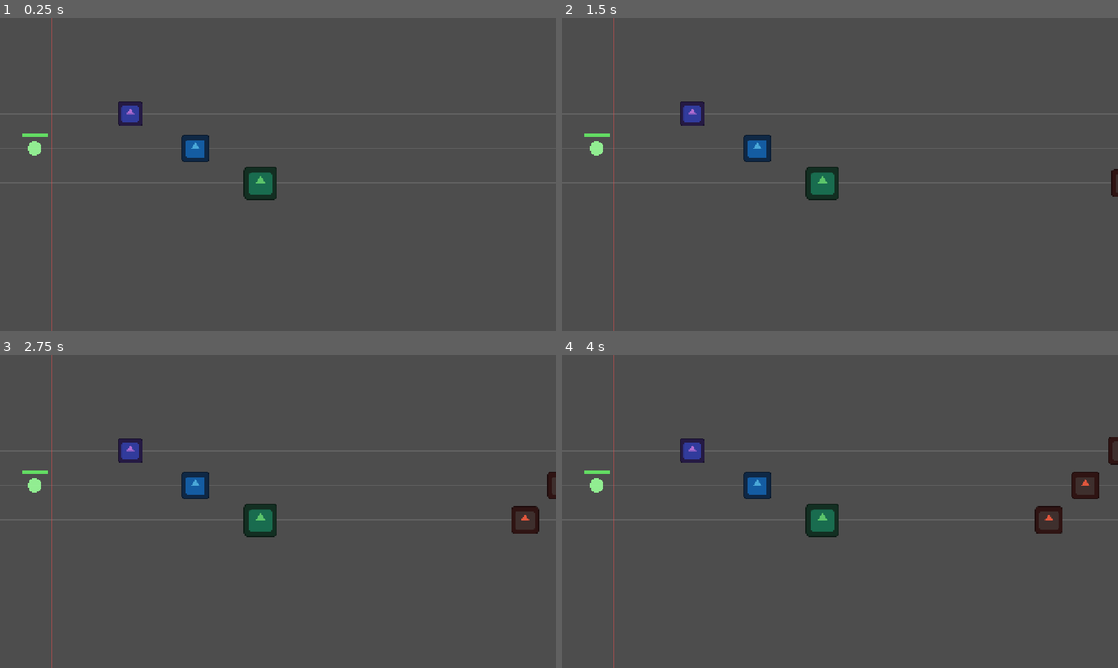
Above: before the commit, frames 1-4 (two rows, left to right).
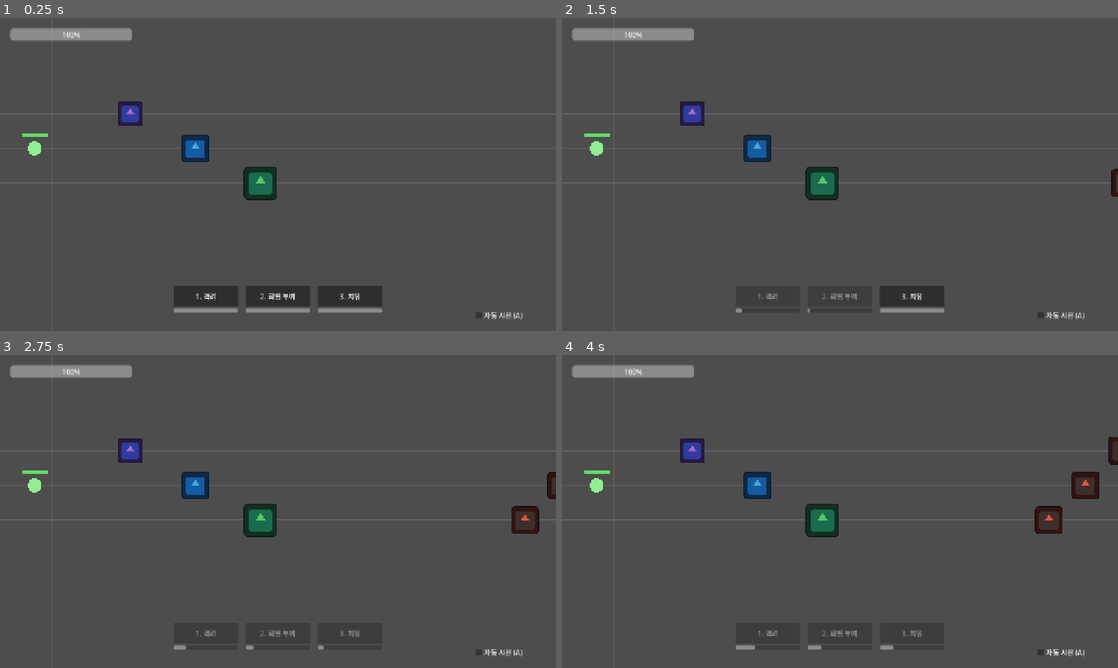
Above: after the commit, the same moments.

Repository: Sosorik/Sublike
Game: Godot game, scene res://scenes/battle/battle.tscn
Two runs of this game, one before a commit and one after it. Both use one fixed random seed, a clock stepped at 60 frames per second and the inputs below. The engine's default icon, where the game draws it, is replaced by a stand-in: a white triangle on a blue panel in a dark square.
Inputs (mouse positions are in pixels of both pictures, inside the frame that each line leads up to):
- Up to frame 1 (0.25 s): no input
- Up to frame 2 (1.5 s): click (767, 296) at 0.5 s, where only the run after the commit has a clickable "1. 격려"; click (840, 296) at 1.25 s, where only the run after the commit has a clickable "2. 화염 부여"
- Up to frame 3 (2.75 s): click (350, 633) at 2 s, where only the run after the commit has a clickable "3. 치유"
- Up to frame 4 (4 s): click (1073, 652) at 2.75 s, where only the run after the commit has a clickable "자동 시전 (A)"; tap Enter at 3.5 s; tap 1 at 3.6 s; tap 2 at 3.8 s

The runs differ from the first frame. In frame 1, 3.6% of the frame differs, in the area x 1-94%, y 3-97%; in frame 2, 2.0%; in frame 3, 1.1%; in frame 4, 1.2%.

Commit message:
3주차: 아이다 스킬 시스템 + 버튼 3개 UI + 버프/힐
- aida_skills.gd — 슬롯 3개(buff/element/heal), 쿨타임, 자동 시전
- unit.gd — 버프/속성 컨테이너. 공격은 get_atk() 등 getter 경유
- aida.gd — heal()
- battle_hud.gd / battle_hud.tscn — 버튼 3개 + 쿨타임 게이지 + 자동시전 토글
- aida_skills.json 에 element 필드 추가

속성 부여는 가신에게 실리기까지 완료. 맞는 쪽 효과(화염 DoT)는 다음 커밋.

Co-Authored-By: Claude Opus 5 <noreply@anthropic.com>

Diff:
--- a/data/aida_skills.json
+++ b/data/aida_skills.json
@@ -6,10 +6,10 @@
     { "id": "buff_crit",   "name": "집중", "slot": "buff", "cooldown": 15.0, "duration": 6.0, "effect": { "type": "crit_add", "value": 0.35 }, "cutin_line": "급소를 노려." },
     { "id": "buff_range",  "name": "확장", "slot": "buff", "cooldown": 16.0, "duration": 6.0, "effect": { "type": "range_mult", "value": 1.4 }, "cutin_line": "더 멀리 닿을 수 있어." },
 
-    { "id": "elem_fire",    "name": "화염 부여", "slot": "element", "cooldown": 14.0, "duration": 6.0, "effect": { "type": "dot", "dps": 8.0, "stack_max": 3 }, "cutin_line": "타올라라.", "vfx_note": "투사체 색상+트레일+피격 화염 파티클. 눌렀는지 화면만 봐도 알아야 함" },
-    { "id": "elem_ice",     "name": "빙결 부여", "slot": "element", "cooldown": 16.0, "duration": 6.0, "effect": { "type": "slow", "value": 0.5, "freeze_chance": 0.1 }, "cutin_line": "얼어붙어." },
-    { "id": "elem_thunder", "name": "뇌전 부여", "slot": "element", "cooldown": 15.0, "duration": 5.0, "effect": { "type": "chain", "targets": 3, "falloff": 0.6 }, "cutin_line": "번져 나가." },
-    { "id": "elem_holy",    "name": "신성 부여", "slot": "element", "cooldown": 20.0, "duration": 5.0, "effect": { "type": "ignore_defense", "value": 1.0 }, "cutin_line": "그 갑옷은 소용없어." },
+    { "id": "elem_fire",    "name": "화염 부여", "element": "fire",    "slot": "element", "cooldown": 14.0, "duration": 6.0, "effect": { "type": "dot", "dps": 8.0, "stack_max": 3 }, "cutin_line": "타올라라.", "vfx_note": "투사체 색상+트레일+피격 화염 파티클. 눌렀는지 화면만 봐도 알아야 함" },
+    { "id": "elem_ice",     "name": "빙결 부여", "element": "ice",     "slot": "element", "cooldown": 16.0, "duration": 6.0, "effect": { "type": "slow", "value": 0.5, "freeze_chance": 0.1 }, "cutin_line": "얼어붙어." },
+    { "id": "elem_thunder", "name": "뇌전 부여", "element": "thunder", "slot": "element", "cooldown": 15.0, "duration": 5.0, "effect": { "type": "chain", "targets": 3, "falloff": 0.6 }, "cutin_line": "번져 나가." },
+    { "id": "elem_holy",    "name": "신성 부여", "element": "holy",    "slot": "element", "cooldown": 20.0, "duration": 5.0, "effect": { "type": "ignore_defense", "value": 1.0 }, "cutin_line": "그 갑옷은 소용없어." },
 
     { "id": "heal_instant", "name": "치유",     "slot": "heal", "cooldown": 10.0, "duration": 0.0, "effect": { "type": "heal_flat", "value": 40.0 }, "cutin_line": "괜찮아, 내가 있어." },
     { "id": "heal_regen",   "name": "재생",     "slot": "heal", "cooldown": 16.0, "duration": 8.0, "effect": { "type": "heal_over_time", "hps": 10.0 }, "cutin_line": "천천히 회복해." },
--- a/scenes/battle/battle.tscn
+++ b/scenes/battle/battle.tscn
@@ -7,30 +7,46 @@
 [ext_resource type="PackedScene" path="res://scenes/entities/unit.tscn" id="5_unit"]
 [ext_resource type="PackedScene" path="res://scenes/entities/projectile.tscn" id="6_projectile"]
 [ext_resource type="Script" path="res://scripts/combat/aida.gd" id="7_aida"]
+[ext_resource type="Script" path="res://scripts/combat/aida_skills.gd" id="8_skills"]
+[ext_resource type="PackedScene" path="res://scenes/ui/battle_hud.tscn" id="9_hud"]
+[ext_resource type="Script" path="res://scripts/ui/battle_hud.gd" id="10_oiw7q"]
 
-[node name="Battle" type="Node2D" unique_id=1492772608 node_paths=PackedStringArray("spawner", "party", "aida")]
+[node name="Battle" type="Node2D" unique_id=348380701 node_paths=PackedStringArray("spawner", "party", "aida")]
 script = ExtResource("1_battle")
 spawner = NodePath("EnemySpawner")
 party = NodePath("Party")
 aida = NodePath("Aida")
 
-[node name="Enemies" type="Node2D" parent="." unique_id=245586751]
+[node name="Enemies" type="Node2D" parent="." unique_id=1001645711]
 
-[node name="Projectiles" type="Node2D" parent="." unique_id=1817241913]
+[node name="Projectiles" type="Node2D" parent="." unique_id=799077844]
 
-[node name="Lanes" type="Node2D" parent="." unique_id=1785535067]
+[node name="Lanes" type="Node2D" parent="." unique_id=764670604]
 
-[node name="Aida" type="Node2D" parent="." unique_id=533539194]
+[node name="Aida" type="Node2D" parent="." unique_id=389900239]
 script = ExtResource("7_aida")
 
-[node name="Party" type="Node" parent="." unique_id=2128661972 node_paths=PackedStringArray("units_root", "projectiles_root")]
+[node name="Party" type="Node" parent="." unique_id=99166099 node_paths=PackedStringArray("units_root", "projectiles_root")]
 script = ExtResource("4_party")
 unit_scene = ExtResource("5_unit")
 units_root = NodePath("../Lanes")
 projectile_scene = ExtResource("6_projectile")
 projectiles_root = NodePath("../Projectiles")
 
-[node name="EnemySpawner" type="Node" parent="." unique_id=478257703 node_paths=PackedStringArray("enemies_root")]
+[node name="AidaSkills" type="Node" parent="." unique_id=105520285 node_paths=PackedStringArray("party", "aida")]
+script = ExtResource("8_skills")
+party = NodePath("../Party")
+aida = NodePath("../Aida")
+
+[node name="EnemySpawner" type="Node" parent="." unique_id=850618608 node_paths=PackedStringArray("enemies_root")]
 script = ExtResource("3_spawner")
 enemy_scene = ExtResource("2_enemy")
 enemies_root = NodePath("../Enemies")
+
+[node name="BattleHUD" type="CanvasLayer" parent="." unique_id=1561955876 node_paths=PackedStringArray("skills", "aida", "slots_box", "auto_cast_box", "hp_bar") instance=ExtResource("9_hud")]
+script = ExtResource("10_oiw7q")
+skills = NodePath("../AidaSkills")
+aida = NodePath("../Aida")
+slots_box = NodePath("Root/Slots")
+auto_cast_box = NodePath("Root/AutoCast")
+hp_bar = NodePath("Root/AidaHP")
--- /dev/null
+++ b/scenes/ui/battle_hud.tscn
@@ -0,0 +1,58 @@
+[gd_scene load_steps=2 format=3]
+
+[ext_resource type="Script" path="res://scripts/ui/battle_hud.gd" id="1_hud"]
+
+[node name="BattleHUD" type="CanvasLayer" node_paths=PackedStringArray("slots_box", "auto_cast_box", "hp_bar")]
+script = ExtResource("1_hud")
+slots_box = NodePath("Root/Slots")
+auto_cast_box = NodePath("Root/AutoCast")
+hp_bar = NodePath("Root/AidaHP")
+
+[node name="Root" type="Control" parent="."]
+layout_mode = 3
+anchors_preset = 15
+anchor_right = 1.0
+anchor_bottom = 1.0
+grow_horizontal = 2
+grow_vertical = 2
+mouse_filter = 2
+
+[node name="AidaHP" type="ProgressBar" parent="Root"]
+layout_mode = 1
+offset_left = 24.0
+offset_top = 24.0
+offset_right = 304.0
+offset_bottom = 52.0
+max_value = 100.0
+value = 100.0
+
+[node name="Slots" type="HBoxContainer" parent="Root"]
+layout_mode = 1
+anchors_preset = 7
+anchor_left = 0.5
+anchor_top = 1.0
+anchor_right = 0.5
+anchor_bottom = 1.0
+offset_left = -250.0
+offset_top = -104.0
+offset_right = 250.0
+offset_bottom = -30.0
+grow_horizontal = 2
+grow_vertical = 0
+theme_override_constants/separation = 16
+alignment = 1
+
+[node name="AutoCast" type="CheckBox" parent="Root"]
+layout_mode = 1
+anchors_preset = 3
+anchor_left = 1.0
+anchor_top = 1.0
+anchor_right = 1.0
+anchor_bottom = 1.0
+offset_left = -190.0
+offset_top = -50.0
+offset_right = -24.0
+offset_bottom = -20.0
+grow_horizontal = 0
+grow_vertical = 0
+text = "자동 시전 (A)"
--- a/scripts/combat/aida.gd
+++ b/scripts/combat/aida.gd
@@ -43,6 +43,14 @@
 		died.emit()
 
 
+## 회복. 최대치를 넘지 않는다.
+func heal(amount: float) -> void:
+	if _dead or amount <= 0.0:
+		return
+	hp = minf(max_hp, hp + amount)
+	hp_changed.emit(hp, max_hp)
+
+
 func is_alive() -> bool:
 	return not _dead
 
--- /dev/null
+++ b/scripts/combat/aida_skills.gd
@@ -0,0 +1,146 @@
+class_name AidaSkills
+extends Node
+
+## 아이다의 액티브 스킬 슬롯 3개 (buff / element / heal).
+## 아이다의 조작은 이 버튼 3개뿐이다. 이동도 없고 수동 공격도 없다.
+##
+## 장착 스킬은 data/aida_skills.json 에서 온다. 해금한 가신이 전수하는 구조는
+## GameState 가 생기면 그쪽으로 옮긴다. 지금은 인스펙터에 직접 적는다.
+
+## 스킬을 썼다. 컷인 연출이 이걸 듣는다.
+signal skill_used(slot: int, skill: Dictionary)
+## 쿨타임이 바뀌었다. HUD 게이지가 이걸 듣는다.
+signal cooldown_changed(slot: int, remaining: float, total: float)
+## 자동 시전 토글이 바뀌었다.
+signal auto_cast_changed(enabled: bool)
+
+## 슬롯 순서. HUD 버튼 순서와 같다.
+const SLOTS: Array[String] = ["buff", "element", "heal"]
+
+## 슬롯에 장착한 스킬 ID. 순서는 SLOTS 와 맞춘다.
+@export var skill_ids: Array[String] = ["buff_power", "elem_fire", "heal_instant"]
+
+## 인스펙터에서 Party 를 연결한다. 버프·속성이 가신에게 간다.
+@export var party: Node
+
+## 인스펙터에서 Aida 를 연결한다. 힐이 아이다에게 간다.
+@export var aida: Aida
+
+## 켜면 쿨타임이 도는 대로 알아서 쓴다.
+@export var auto_cast: bool = false
+
+var _skills: Array[Dictionary] = []
+var _cooldowns: Array[float] = []
+
+
+func _ready() -> void:
+	if party == null or aida == null:
+		push_error("AidaSkills: party 또는 aida 가 비어 있다.")
+		return
+
+	for i in SLOTS.size():
+		var id: String = skill_ids[i] if i < skill_ids.size() else ""
+		var skill: Dictionary = DataLoader.get_aida_skill(id) if not id.is_empty() else {}
+		if not skill.is_empty() and str(skill.get("slot", "")) != SLOTS[i]:
+			push_error("AidaSkills: '%s' 는 %s 슬롯 스킬이 아니다 (%s)." % [
+				id, SLOTS[i], skill.get("slot", "")
+			])
+			skill = {}
+		_skills.append(skill)
+		_cooldowns.append(0.0)
+
+	# 자식의 _ready() 가 부모보다 먼저 돈다. HUD 가 연결할 틈을 준다.
+	_announce.call_deferred()
+
+
+func _process(delta: float) -> void:
+	for i in _cooldowns.size():
+		if _cooldowns[i] <= 0.0:
+			continue
+		_cooldowns[i] = maxf(0.0, _cooldowns[i] - delta)
+		cooldown_changed.emit(i, _cooldowns[i], _total_cooldown(i))
+
+	if auto_cast:
+		for i in _skills.size():
+			if is_ready(i):
+				try_use(i)
+
+
+## 슬롯의 스킬. 비어 있을 수 있다.
+func get_skill(slot: int) -> Dictionary:
+	if slot < 0 or slot >= _skills.size():
+		return {}
+	return _skills[slot]
+
+
+func is_ready(slot: int) -> bool:
+	if slot < 0 or slot >= _skills.size():
+		return false
+	return not _skills[slot].is_empty() and _cooldowns[slot] <= 0.0
+
+
+func get_cooldown(slot: int) -> float:
+	return _cooldowns[slot] if slot >= 0 and slot < _cooldowns.size() else 0.0
+
+
+## 스킬을 쓴다. 쿨타임이 남았으면 아무 일도 없다.
+func try_use(slot: int) -> bool:
+	if not is_ready(slot):
+		return false
+	if not aida.is_alive():
+		return false
+
+	var skill: Dictionary = _skills[slot]
+	_apply(skill)
+
+	_cooldowns[slot] = _total_cooldown(slot)
+	cooldown_changed.emit(slot, _cooldowns[slot], _total_cooldown(slot))
+	skill_used.emit(slot, skill)
+	return true
+
+
+func set_auto_cast(enabled: bool) -> void:
+	if auto_cast == enabled:
+		return
+	auto_cast = enabled
+	auto_cast_changed.emit(auto_cast)
+
+
+func toggle_auto_cast() -> void:
+	set_auto_cast(not auto_cast)
+
+
+## ---------------------------------------------------------------- 내부
+
+func _total_cooldown(slot: int) -> float:
+	return float(_skills[slot].get("cooldown", 1.0)) if not _skills[slot].is_empty() else 1.0
+
+
+func _apply(skill: Dictionary) -> void:
+	var effect: Dictionary = skill.get("effect", {})
+	var type: String = str(effect.get("type", ""))
+	var value: float = float(effect.get("value", 0.0))
+	var duration: float = float(skill.get("duration", 0.0))
+
+	match type:
+		"atk_mult", "atk_speed_mult", "crit_add", "range_mult":
+			for u in party.get_alive_units():
+				u.apply_buff(type, value, duration)
+		"dot", "slow", "chain", "ignore_defense":
+			# 속성 부여. 가신의 공격에 속성이 실린다. 실제 효과는 맞는 쪽이 처리한다.
+			var element: String = str(skill.get("element", ""))
+			if element.is_empty():
+				push_error("AidaSkills: '%s' 에 element 가 없다." % skill.get("id", ""))
+				return
+			for u in party.get_alive_units():
+				u.apply_element(element, duration)
+		"heal_flat":
+			aida.heal(value)
+		_:
+			push_error("AidaSkills: 아직 구현하지 않은 효과 '%s' (%s)" % [type, skill.get("id", "")])
+
+
+func _announce() -> void:
+	for i in _skills.size():
+		cooldown_changed.emit(i, _cooldowns[i], _total_cooldown(i))
+	auto_cast_changed.emit(auto_cast)
--- a/scripts/combat/unit.gd
+++ b/scripts/combat/unit.gd
@@ -58,6 +58,13 @@
 var _min_damage: float = FALLBACK_MIN_DAMAGE
 var _blockers: Array[Enemy] = []
 
+## 아이다 버프. 각 항목 { type, value, remaining }. 지속시간이 끝나면 사라진다.
+var _buffs: Array[Dictionary] = []
+
+## 부여된 속성. "" 면 무속성. 지속시간이 끝나면 돌아온다.
+var _element: String = ""
+var _element_left: float = 0.0
+
 
 ## data/heroes.json 의 항목 하나를 받아 스탯과 외형을 세팅한다.
 ## 레벨 성장(growth)은 Phase 1 범위 밖이라 base_stats 를 그대로 쓴다.
@@ -81,6 +88,9 @@
 	crit = float(stats.get("crit", 0.0))
 	defense = float(stats.get("defense", 0.0))
 	block_count = int(stats.get("block_count", 0))
+	_buffs.clear()
+	_element = ""
+	_element_left = 0.0
 	_min_damage = DataLoader.get_rule("min_damage", FALLBACK_MIN_DAMAGE)
 	_blockers.clear()
 
@@ -111,6 +121,73 @@
 		add_to_group(g)
 
 
+## ---------------------------------------------------------------- 버프 / 속성
+
+## 아이다 버프를 건다. 같은 종류가 겹치면 곱해진다 (버프 2개를 동시에 쓸 수 없어 지금은 무의미).
+func apply_buff(type: String, value: float, duration: float) -> void:
+	_buffs.append({ "type": type, "value": value, "remaining": duration })
+
+
+## 속성을 부여한다. 이후 이 가신의 공격에 element 가 실린다.
+func apply_element(element: String, duration: float) -> void:
+	_element = element
+	_element_left = maxf(_element_left, duration)
+
+
+## 버프가 적용된 실효 수치. 공격 로직은 반드시 이 getter 를 쓴다.
+func get_atk() -> float:
+	return atk * _mult_of("atk_mult")
+
+
+func get_atk_speed() -> float:
+	return atk_speed * _mult_of("atk_speed_mult")
+
+
+func get_crit() -> float:
+	return clampf(crit + _sum_of("crit_add"), 0.0, 1.0)
+
+
+func get_range() -> float:
+	return atk_range * _mult_of("range_mult")
+
+
+func get_element() -> String:
+	return _element
+
+
+func has_buff() -> bool:
+	return not _buffs.is_empty()
+
+
+func _mult_of(type: String) -> float:
+	var out: float = 1.0
+	for b in _buffs:
+		if b["type"] == type:
+			out *= float(b["value"])
+	return out
+
+
+func _sum_of(type: String) -> float:
+	var out: float = 0.0
+	for b in _buffs:
+		if b["type"] == type:
+			out += float(b["value"])
+	return out
+
+
+func _tick_buffs(delta: float) -> void:
+	if not _buffs.is_empty():
+		for i in range(_buffs.size() - 1, -1, -1):
+			_buffs[i]["remaining"] = float(_buffs[i]["remaining"]) - delta
+			if float(_buffs[i]["remaining"]) <= 0.0:
+				_buffs.remove_at(i)
+
+	if _element_left > 0.0:
+		_element_left -= delta
+		if _element_left <= 0.0:
+			_element = ""
+
+
 ## ---------------------------------------------------------------- 저지
 
 ## 적이 저지를 요청한다. 자리가 있으면 받아 준다.
@@ -165,7 +242,12 @@
 
 
 func _process(delta: float) -> void:
-	if not is_alive() or _attack_mode.is_empty():
+	if not is_alive():
+		return
+
+	_tick_buffs(delta)
+
+	if _attack_mode.is_empty():
 		return
 
 	_cooldown -= delta
@@ -177,7 +259,7 @@
 		return
 
 	_attack(target)
-	_cooldown = 1.0 / maxf(atk_speed, 0.01)
+	_cooldown = 1.0 / maxf(get_atk_speed(), 0.01)
 
 
 ## ---------------------------------------------------------------- 내부
@@ -189,7 +271,7 @@
 		var enemy: Enemy = node as Enemy
 		if enemy == null or not enemy.is_alive():
 			continue
-		if position.distance_to(enemy.position) > atk_range:
+		if position.distance_to(enemy.position) > get_range():
 			continue
 		if best == null or enemy.position.x < best.position.x:
 			best = enemy
@@ -215,9 +297,11 @@
 
 ## 치명타는 발사 시점에 한 번만 굴린다. 관통이라도 맞는 적마다 다시 굴리지 않는다.
 func _make_packet() -> DamagePacket:
-	var is_crit: bool = randf() < crit
-	var base: float = atk * (_crit_mult if is_crit else 1.0)
-	return DamagePacket.new(base, is_crit, hero_id)
+	var is_crit: bool = randf() < get_crit()
+	var base: float = get_atk() * (_crit_mult if is_crit else 1.0)
+	var packet := DamagePacket.new(base, is_crit, hero_id)
+	packet.element = _element
+	return packet
 
 
 func _fire_projectile(packet: DamagePacket, pierce: int) -> void:
--- /dev/null
+++ b/scripts/ui/battle_hud.gd
@@ -0,0 +1,121 @@
+extends CanvasLayer
+
+## 전투 HUD. 아이다 체력 + 액티브 버튼 3개 + 쿨타임 게이지 + 자동 시전 토글.
+##
+## 버튼 위젯은 코드로 만든다. 슬롯 3개가 똑같은 모양이라 씬에 3벌 복사해 두면
+## 한 곳만 고쳐도 나머지가 어긋난다. 정식 아트가 나오면 씬으로 옮긴다.
+##
+## 키보드 1 / 2 / 3 으로도 쓸 수 있다. 모바일은 터치지만 개발 중엔 이게 빠르다.
+
+## 인스펙터에서 AidaSkills 를 연결한다.
+@export var skills: AidaSkills
+
+## 인스펙터에서 Aida 를 연결한다.
+@export var aida: Aida
+
+## 인스펙터에서 Slots (HBoxContainer) 를 연결한다.
+@export var slots_box: HBoxContainer
+
+## 인스펙터에서 AutoCast (CheckBox) 를 연결한다.
+@export var auto_cast_box: CheckBox
+
+## 인스펙터에서 AidaHP (ProgressBar) 를 연결한다.
+@export var hp_bar: ProgressBar
+
+const SLOT_WIDTH: float = 150.0
+const SLOT_HEIGHT: float = 74.0
+
+var _buttons: Array[Button] = []
+var _gauges: Array[ProgressBar] = []
+
+
+func _ready() -> void:
+	if skills == null or aida == null or slots_box == null:
+		push_error("BattleHUD: 인스펙터 연결이 비어 있다.")
+		return
+
+	_build_slots()
+
+	skills.cooldown_changed.connect(_on_cooldown_changed)
+	skills.skill_used.connect(_on_skill_used)
+	skills.auto_cast_changed.connect(_on_auto_cast_changed)
+
+	aida.hp_changed.connect(_on_aida_hp_changed)
+	_on_aida_hp_changed(aida.hp, aida.max_hp)
+
+	if auto_cast_box != null:
+		auto_cast_box.toggled.connect(_on_auto_cast_box_toggled)
+
+
+func _unhandled_input(event: InputEvent) -> void:
+	if not (event is InputEventKey and event.pressed and not event.echo):
+		return
+	var key: Key = (event as InputEventKey).keycode
+	match key:
+		KEY_1: skills.try_use(0)
+		KEY_2: skills.try_use(1)
+		KEY_3: skills.try_use(2)
+		KEY_A: skills.toggle_auto_cast()
+
+
+## ---------------------------------------------------------------- 내부
+
+func _build_slots() -> void:
+	for i in AidaSkills.SLOTS.size():
+		var skill: Dictionary = skills.get_skill(i)
+
+		var box := VBoxContainer.new()
+		box.custom_minimum_size = Vector2(SLOT_WIDTH, SLOT_HEIGHT)
+
+		var button := Button.new()
+		button.custom_minimum_size = Vector2(SLOT_WIDTH, 48.0)
+		button.text = "%d. %s" % [i + 1, skill.get("name", "(없음)")]
+		button.disabled = skill.is_empty()
+		button.focus_mode = Control.FOCUS_NONE   # 스페이스바가 버튼을 누르지 않게
+		button.pressed.connect(_on_slot_pressed.bind(i))
+		box.add_child(button)
+
+		var gauge := ProgressBar.new()
+		gauge.custom_minimum_size = Vector2(SLOT_WIDTH, 10.0)
+		gauge.min_value = 0.0
+		gauge.max_value = 1.0
+		gauge.value = 1.0
+		gauge.show_percentage = false
+		box.add_child(gauge)
+
+		slots_box.add_child(box)
+		_buttons.append(button)
+		_gauges.append(gauge)
+
+
+func _on_slot_pressed(slot: int) -> void:
+	skills.try_use(slot)
+
+
+## 게이지는 "얼마나 찼는가" 를 보여준다. 1.0 이면 지금 쓸 수 있다.
+func _on_cooldown_changed(slot: int, remaining: float, total: float) -> void:
+	if slot < 0 or slot >= _gauges.size():
+		return
+	var filled: float = 1.0 if total <= 0.0 else clampf(1.0 - remaining / total, 0.0, 1.0)
+	_gauges[slot].value = filled
+	_buttons[slot].disabled = skills.get_skill(slot).is_empty() or remaining > 0.0
+
+
+func _on_skill_used(slot: int, skill: Dictionary) -> void:
+	print("스킬 — %s (슬롯 %d)" % [skill.get("name", "?"), slot + 1])
+
+
+func _on_auto_cast_changed(enabled: bool) -> void:
+	if auto_cast_box != null and auto_cast_box.button_pressed != enabled:
+		auto_cast_box.button_pressed = enabled
+
+
+func _on_auto_cast_box_toggled(pressed: bool) -> void:
+	skills.set_auto_cast(pressed)
+
+
+func _on_aida_hp_changed(hp: float, max_hp: float) -> void:
+	if hp_bar == null:
+		return
+	hp_bar.max_value = max_hp
+	hp_bar.value = hp
Not shown, added: scripts/combat/aida_skills.gd.uid
Not shown, added: scripts/ui/battle_hud.gd.uid
Not shown, changed: docs/PROGRESS.md
